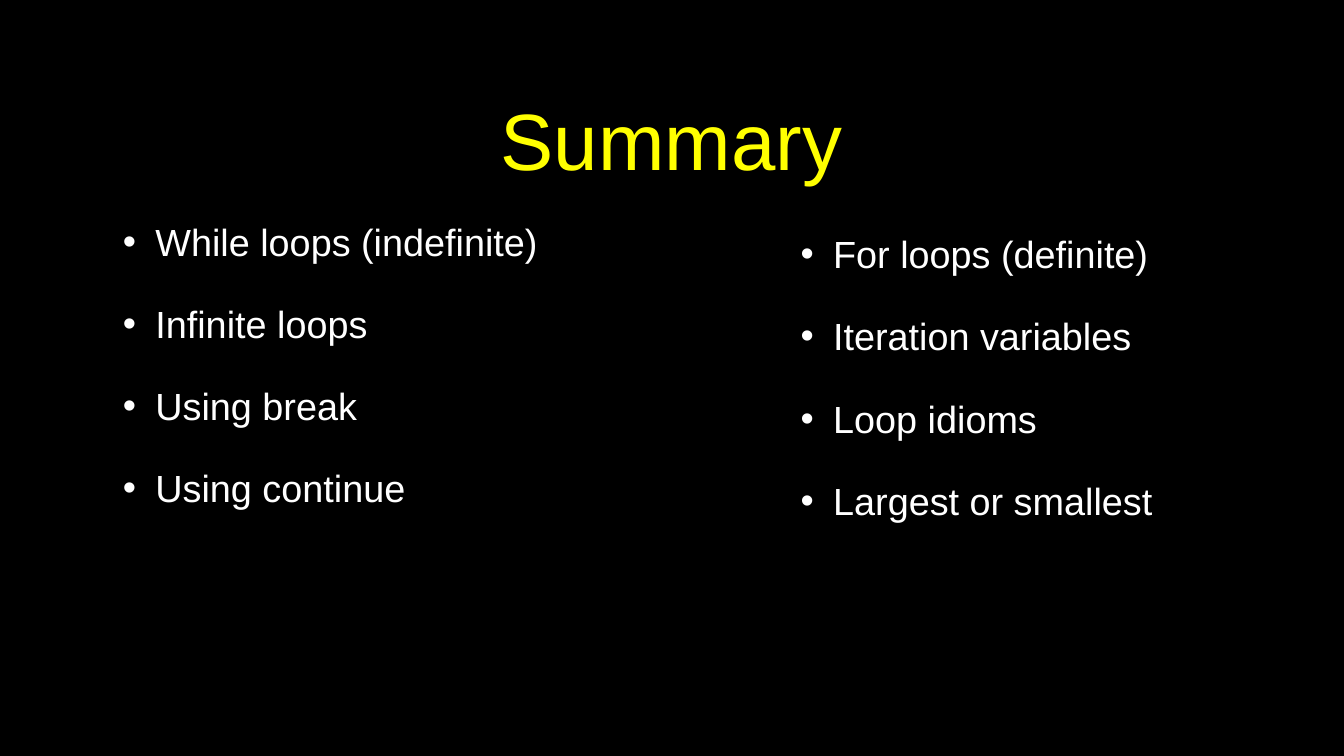
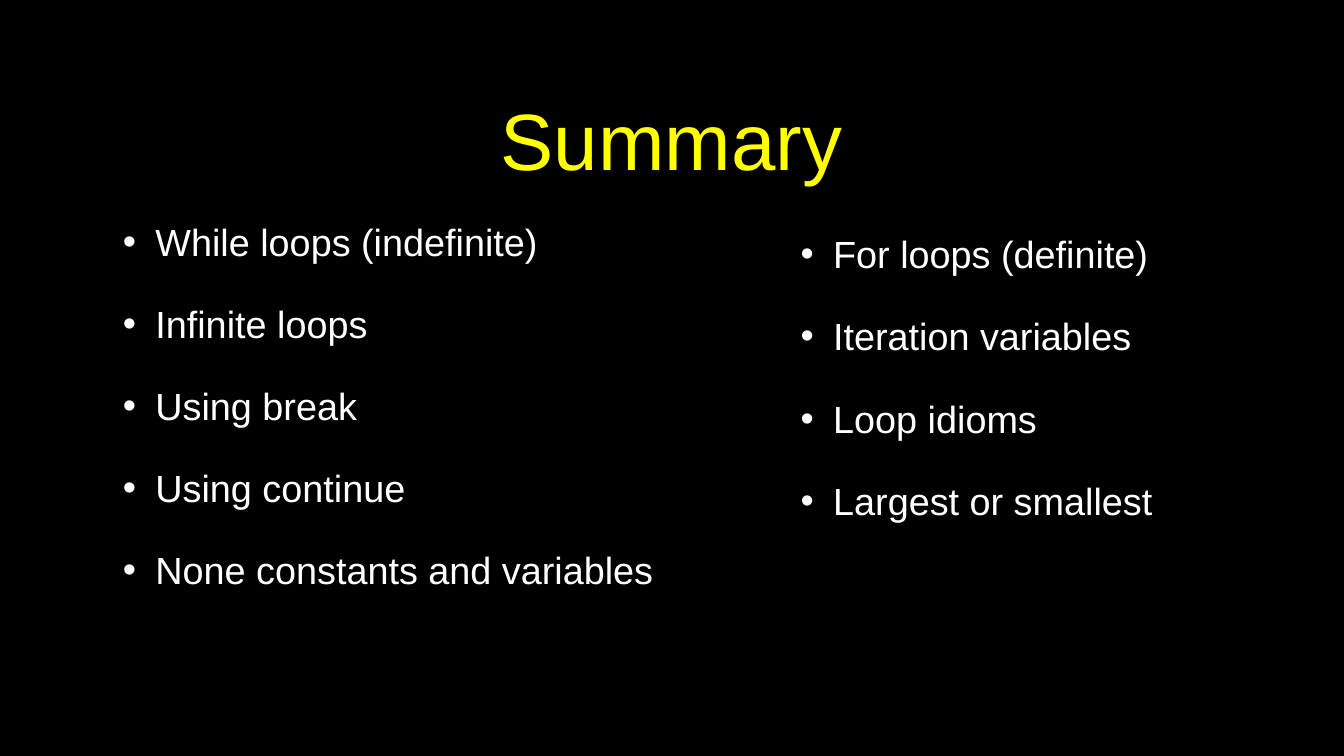
Before and after one commit to csev/py4e, a slide deck: slide 52 of lectures3/Pythonlearn-05-Iterations.pptx (slide 51 before the commit). Drawn at 1344x756 pixels with LibreOffice and Linux fonts; fonts in the diff are those of the drawing. Boxes give left, top, right and bottom in pixels: in the first picture for what was removed or moved away, otherwise in the second. Text is boxed around its words. In the diff, an @@ line names an element or a change of style, - is before the commit and + after.

```diff
--- a/lectures3/Pythonlearn-05-Iterations.pptx
+++ b/lectures3/Pythonlearn-05-Iterations.pptx
@@ text at <box>155,556,653,585</box>: paragraph added @@
+• None constants and variables
```
Also in this commit, not shown: 27 other slides changed, 2 slides added, 1 slide removed.
